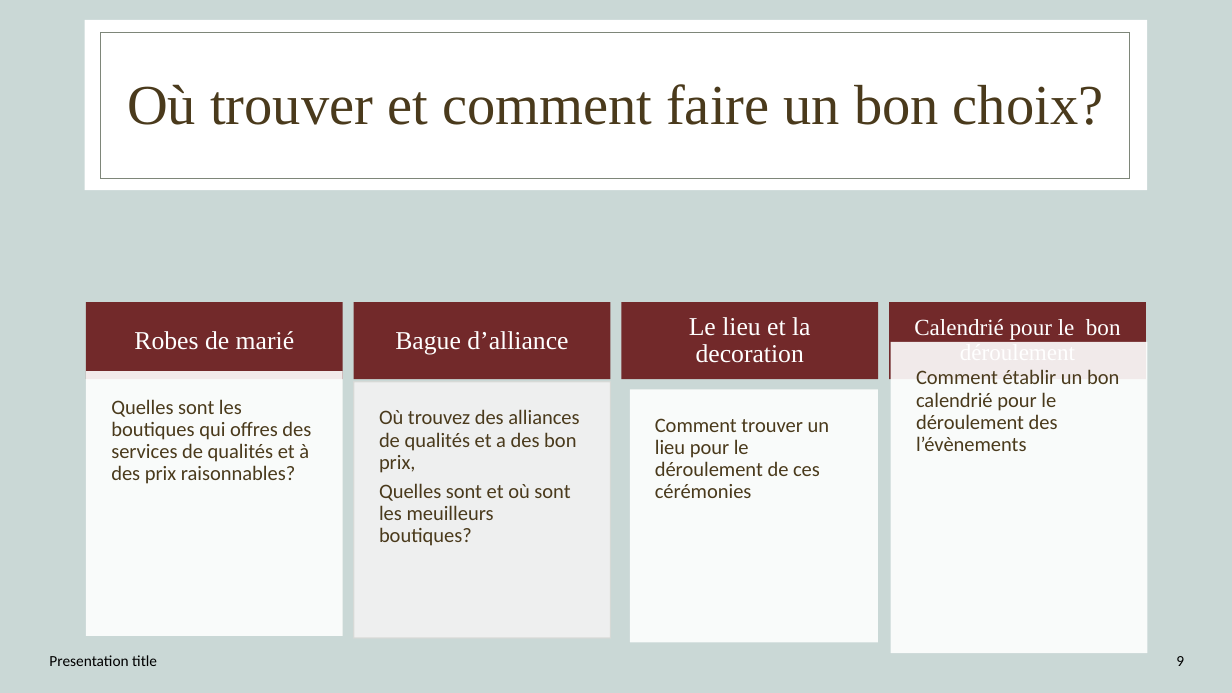
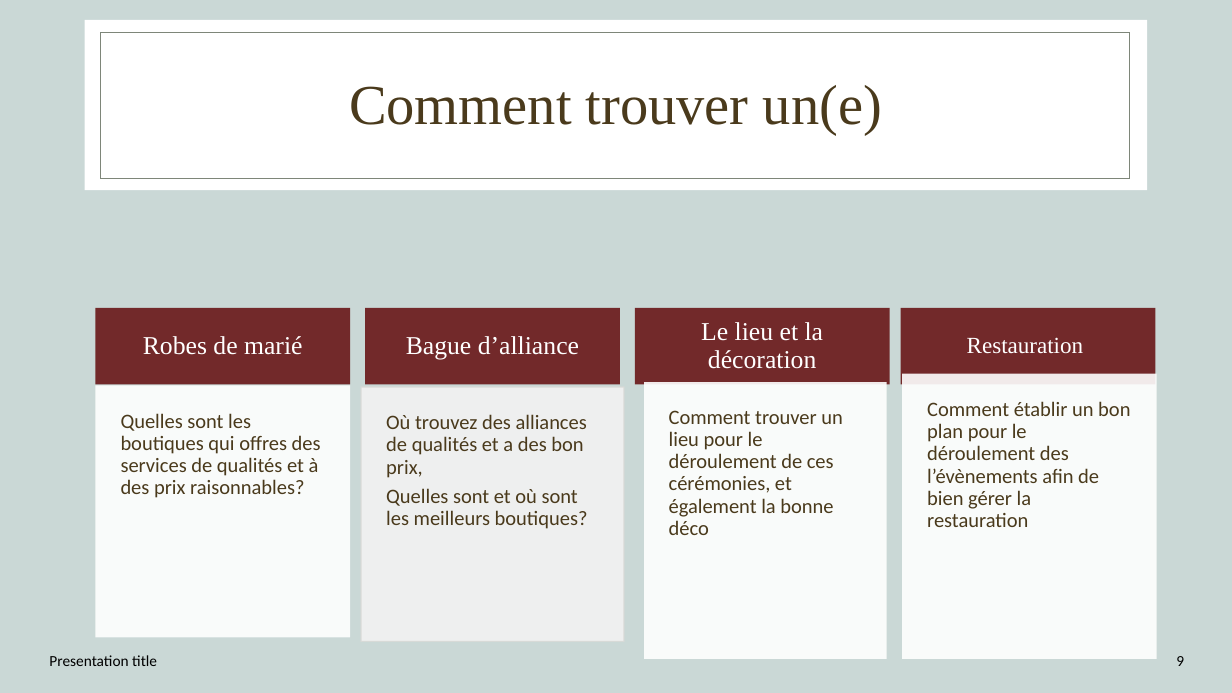
Before and after one commit to AbouSoulama/Projet_de_fin_de_formation_Aboubacar_Soulama, a slide deck: slide 9 of SOULAMA_Aboubacar_CONCEPTION PROJET DE FIN DE FORMATION.pptx. Drawn at 1232x693 pixels with LibreOffice and Linux fonts; fonts in the diff are those of the drawing; background and template pictures are left out. Boxes give left, top, right and bottom in pixels: in the first picture for what was removed or moved away, otherwise in the second. Text is boxed around its words. In the diff, an @@ line names an element or a change of style, - is before the commit and + after.

```diff
--- a/SOULAMA_Aboubacar_CONCEPTION PROJET DE FIN DE FORMATION.pptx
+++ b/SOULAMA_Aboubacar_CONCEPTION PROJET DE FIN DE FORMATION.pptx
@@ title at [349, 85, 882, 135]: text changed @@
-Où trouver et comment faire un bon choix?
+Comment trouver un(e)
@@ rectangle: place and size @@
-rectangle at [622, 302, 879, 379]
+rectangle at [635, 308, 890, 384]
@@ text at [701, 322, 823, 369]: text changed @@
-Le lieu et la decoration
+Le lieu et la décoration
@@ 3 rectangles, 2 texts: place and size @@
-3 rectangles, 2 texts at [86, 302, 1146, 379]
+3 rectangles, 2 texts at [95, 308, 1156, 384]
@@ text removed at [914, 319, 1121, 366] @@
-Calendrié pour le bon déroulement
@@ text added at [967, 337, 1084, 354], 18 pt, text #FFFFFF @@
+Restauration
@@ text "Quelles sont les boutiques qui ...": place and size @@
-text "Quelles sont les boutiques qui ..." at [111, 399, 311, 484]
+text "Quelles sont les boutiques qui ..." at [121, 413, 321, 498]
@@ rectangle: place and size @@
-rectangle at [86, 372, 343, 636]
+rectangle at [95, 385, 350, 638]
@@ text "Où trouvez des alliances de ...": place and size @@
-text "Où trouvez des alliances de ..." at [379, 409, 579, 546]
+text "Où trouvez des alliances de ..." at [386, 414, 588, 529]
@@ rectangle: place and size @@
-rectangle at [354, 382, 611, 638]
+rectangle at [361, 387, 625, 642]
@@ rectangle: place and size @@
-rectangle at [630, 389, 878, 642]
+rectangle at [644, 383, 887, 659]
@@ rectangle: place and size @@
-rectangle at [891, 342, 1148, 653]
+rectangle at [902, 373, 1157, 659]
@@ text at [669, 410, 843, 535]: text changed @@
-Comment trouver un lieu pour le déroulement de ces cérémonies
+Comment trouver un lieu pour le déroulement de ces cérémonies, et également la bonne déco
@@ text at [927, 401, 1130, 527]: text changed @@
-Comment établir un bon calendrié pour le déroulement des l’évènements
+Comment établir un bon plan pour le déroulement des l’évènements afin de bien gérer la restauration
@@ text at [386, 488, 588, 529]: text changed @@
-Quelles sont et où sont les meuilleurs boutiques?
+Quelles sont et où sont les meilleurs boutiques?
```
Also in this commit, not shown: 12 other slides changed, 2 slides added, 12 other files.
